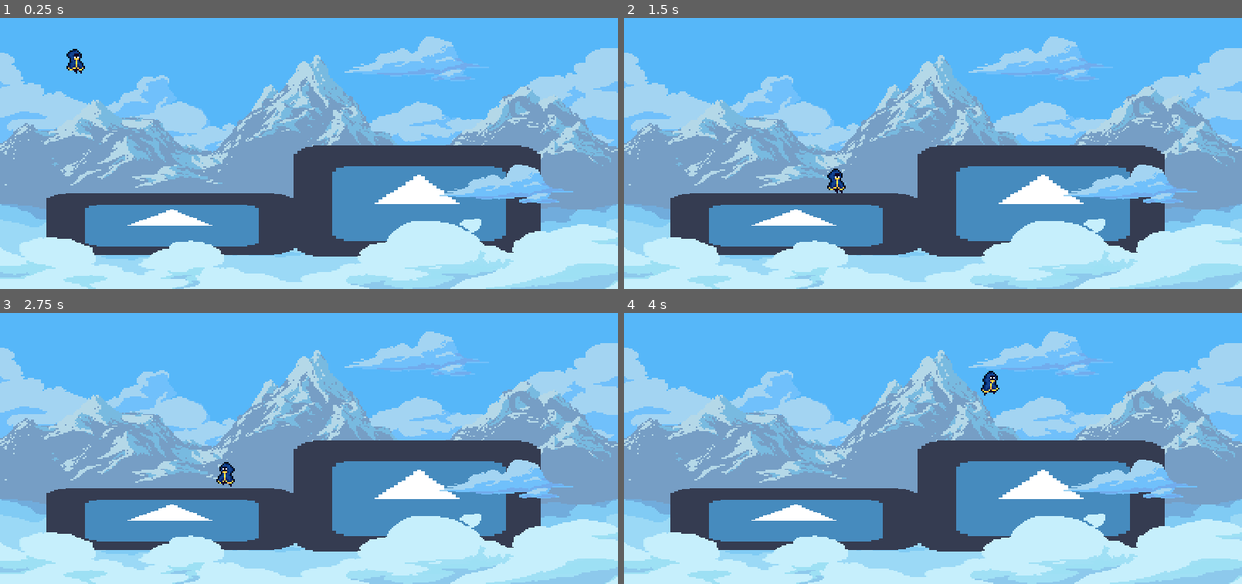
Above: before the commit, frames 1-4 (two rows, left to right).
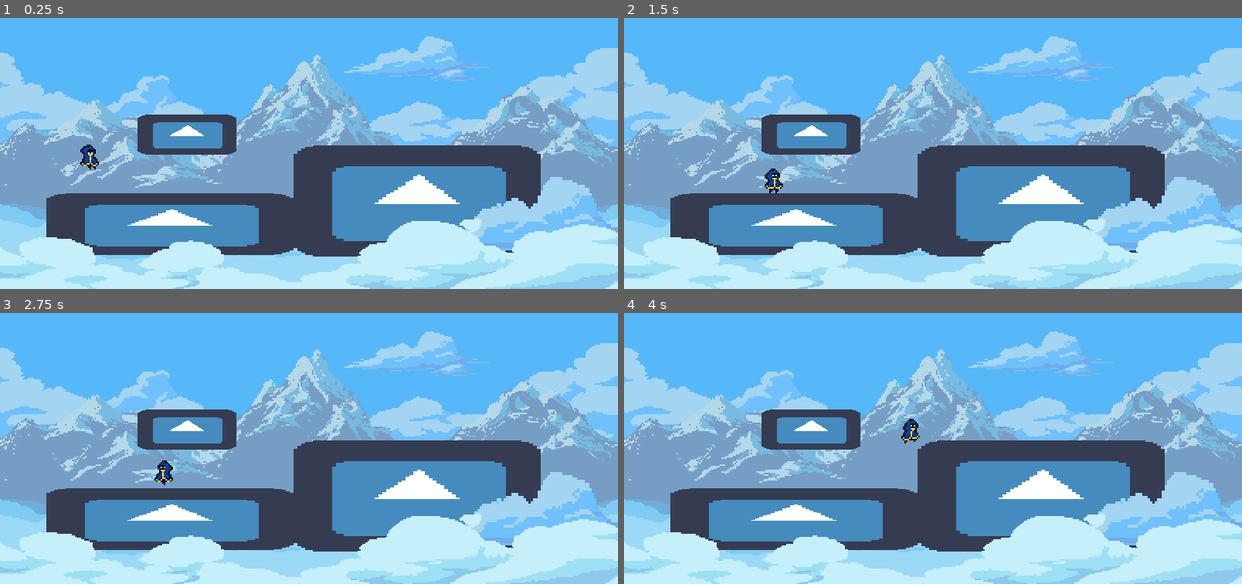
Above: after the commit, the same moments.

Repository: Vicentendistes/Juego-jueg-n-juegazo
Game: Godot game, scene res://scenes/Main.tscn
Same seed, same stepped clock (60 frames per second), same inputs: the game is played once before the commit and once after it. The engine's default icon, where the game draws it, is replaced by a stand-in: a white triangle on a blue panel in a dark square.
Inputs:
- Up to frame 1 (0.25 s): no input
- Up to frame 2 (1.5 s): hold D (move_right) from 0.53 s (still down); tap Space (jump) at 0.77 s
- Up to frame 3 (2.75 s): tap Space (jump) at 1.52 s; release D (move_right) at 2.03 s; hold A (move_left) from 2.03 s (still down)
- Up to frame 4 (4 s): release A (move_left) at 2.78 s; hold D (move_right) from 2.78 s (still down); tap Space (jump) at 3.02, 3.77 s

The runs differ from the first frame. In frame 1, 6.6% of the frame differs, in the area x 10-100%, y 11-86%; in frame 2, 6.6%; in frame 3, 6.6%; in frame 4, 6.6%.

Commit message:
Update Main.tscn

Diff:
--- a/scenes/Main.tscn
+++ b/scenes/Main.tscn
@@ -9,29 +9,29 @@
 [sub_resource type="RectangleShape2D" id=1]
 extents = Vector2( 80, 20 )
 
+[sub_resource type="RectangleShape2D" id=2]
+extents = Vector2( 13, 13 )
+
 [node name="Main" type="Node2D"]
 
 [node name="Sprite" type="Sprite" parent="."]
 position = Vector2( 201, 101 )
 scale = Vector2( 1.05208, 0.935185 )
 texture = ExtResource( 3 )
-__meta__ = {
-"_edit_group_": true
-}
 
 [node name="CloudsMg1" type="Sprite" parent="Sprite"]
 position = Vector2( 0.9505, 0 )
-z_index = 1
+z_index = 2
 texture = ExtResource( 4 )
 
 [node name="Sprite" type="Sprite" parent="Sprite"]
-position = Vector2( 60, 80 )
-scale = Vector2( 0.923267, 0.876238 )
+position = Vector2( 40.8714, 153.98 )
+scale = Vector2( 1.50124, 1.81931 )
 z_index = 1
 texture = ExtResource( 5 )
 
 [node name="Charlie" parent="." instance=ExtResource( 1 )]
-position = Vector2( 49, 35 )
+position = Vector2( 58, 97 )
 
 [node name="Floor" type="StaticBody2D" parent="."]
 position = Vector2( 110, 158 )
@@ -60,3 +60,18 @@
 position = Vector2( -1.90735e-06, 16 )
 scale = Vector2( 2.5, 1.125 )
 texture = ExtResource( 2 )
+
+[node name="Floor3" type="StaticBody2D" parent="."]
+position = Vector2( 121, 100 )
+scale = Vector2( 2.5, 1 )
+__meta__ = {
+"_edit_group_": true
+}
+
+[node name="CollisionShape2D" type="CollisionShape2D" parent="Floor3"]
+shape = SubResource( 2 )
+
+[node name="Sprite" type="Sprite" parent="Floor3"]
+position = Vector2( 1.52588e-05, 3.8147e-06 )
+scale = Vector2( 0.4, 0.4 )
+texture = ExtResource( 2 )
Not shown: 1 places in scenes/Main.tscn that only renumber resources
